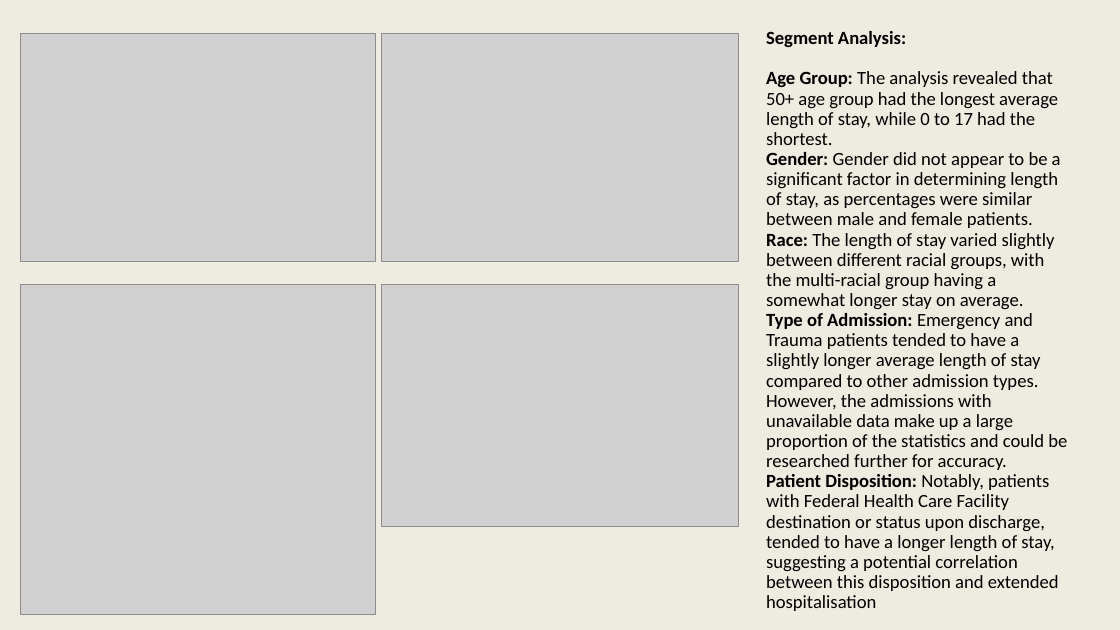
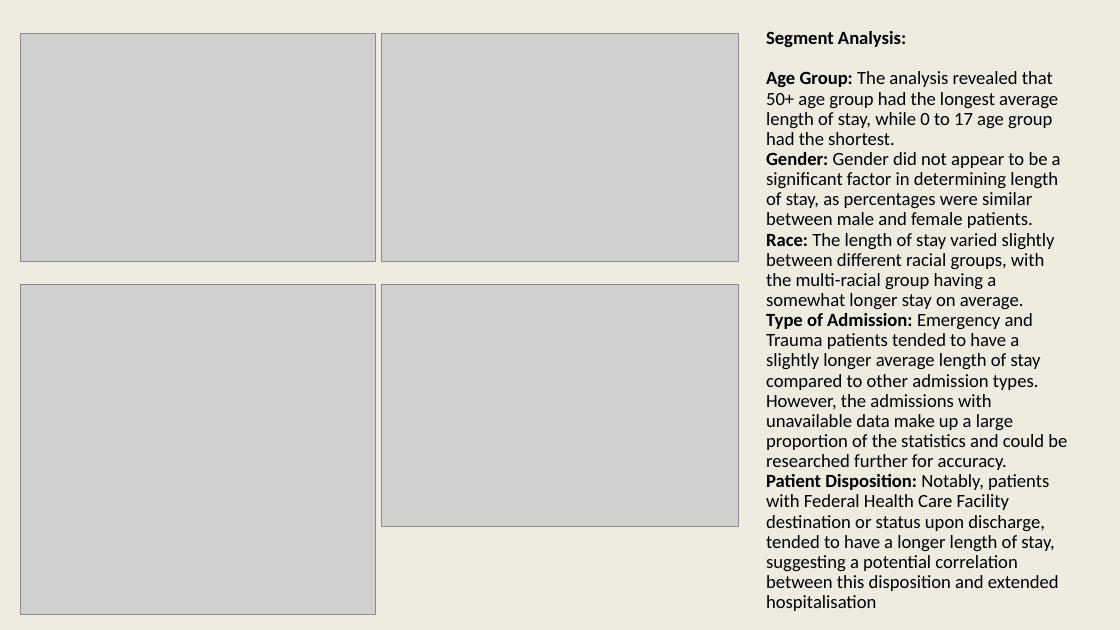
Before and after one commit to GILEV0/New-York-Inpatient-Data, a slide deck: slide 3 of Inpatient Discharges PP 12_08_2023.pptx. Drawn at 1120x630 pixels with LibreOffice and Linux fonts; fonts in the diff are those of the drawing; grey boxes stand for pictures. Boxes give left, top, right and bottom in pixels: in the first picture for what was removed or moved away, otherwise in the second. Text is boxed around its words. In the diff, an @@ line names an element or a change of style, - is before the commit and + after.

```diff
--- a/Inpatient Discharges PP 12_08_2023.pptx
+++ b/Inpatient Discharges PP 12_08_2023.pptx
@@ title at (766,31,1067,611): text changed @@
-Segment Analysis:
-Age Group: The analysis revealed that 50+ age group had the longest average length of stay, while 0 to 17 had the shortest.
-Gender: Gender did not appear to be a significant factor in determining length of stay, as percentages were similar between male and female patients.
-Race: The length of stay varied slightly between different racial groups, with the multi-racial group having a somewhat longer stay on average.
-Type of Admission: Emergency and Trauma patients tended to have a slightly longer average length of stay compared to other admission types. However, the admissions with unavailable data make up a large proportion of the statistics and could be researched further for accuracy.
-Patient Disposition: Notably, patients with Federal Health Care Facility destination or status upon discharge, tended to have a longer length of stay, suggesting a potential correlation between this disposition and extended hospitalisation
+Segment Analysis:
+Age Group: The analysis revealed that 50+ age group had the longest average length of stay, while 0 to 17 age group had the shortest.
+Gender: Gender did not appear to be a significant factor in determining length of stay, as percentages were similar between male and female patients.
+Race: The length of stay varied slightly between different racial groups, with the multi-racial group having a somewhat longer stay on average.
+Type of Admission: Emergency and Trauma patients tended to have a slightly longer average length of stay compared to other admission types. However, the admissions with unavailable data make up a large proportion of the statistics and could be researched further for accuracy.
+Patient Disposition: Notably, patients with Federal Health Care Facility destination or status upon discharge, tended to have a longer length of stay, suggesting a potential correlation between this disposition and extended hospitalisation
```
Also in this commit, not shown: 1 other slide changed, 1 other file.
